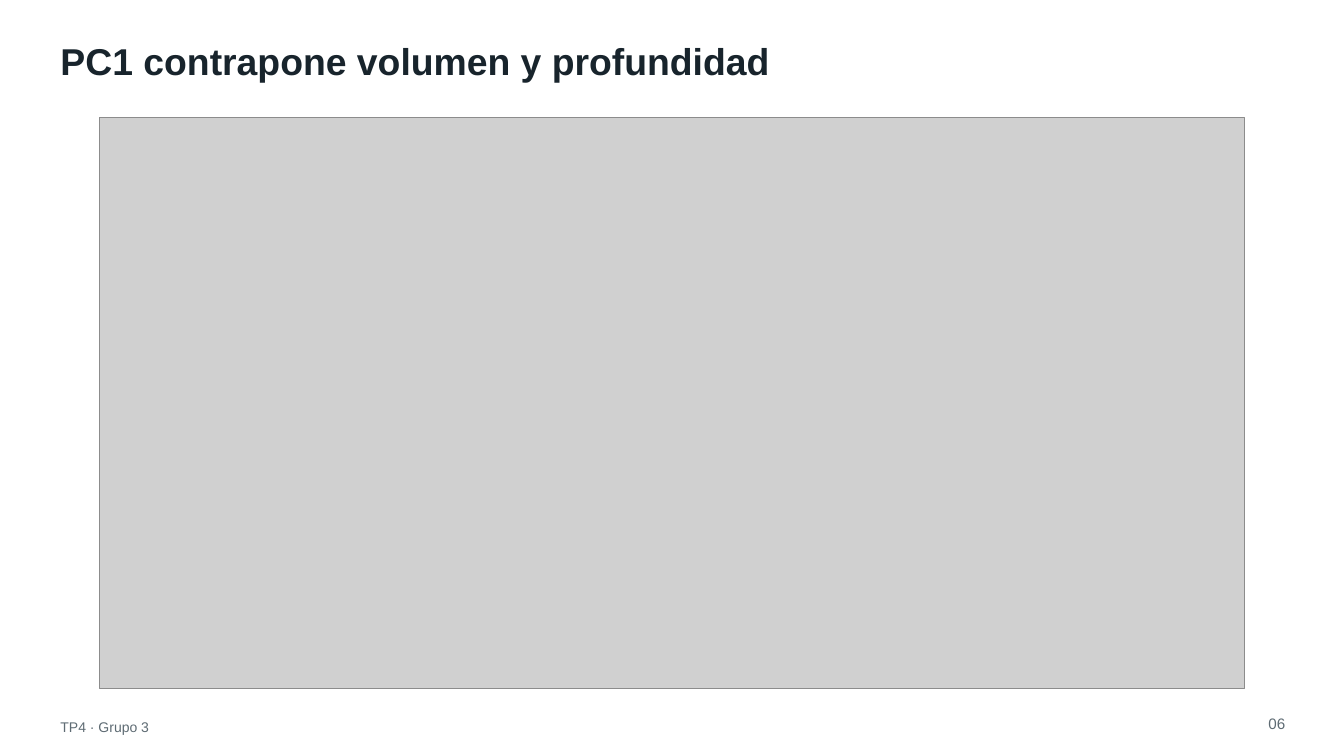
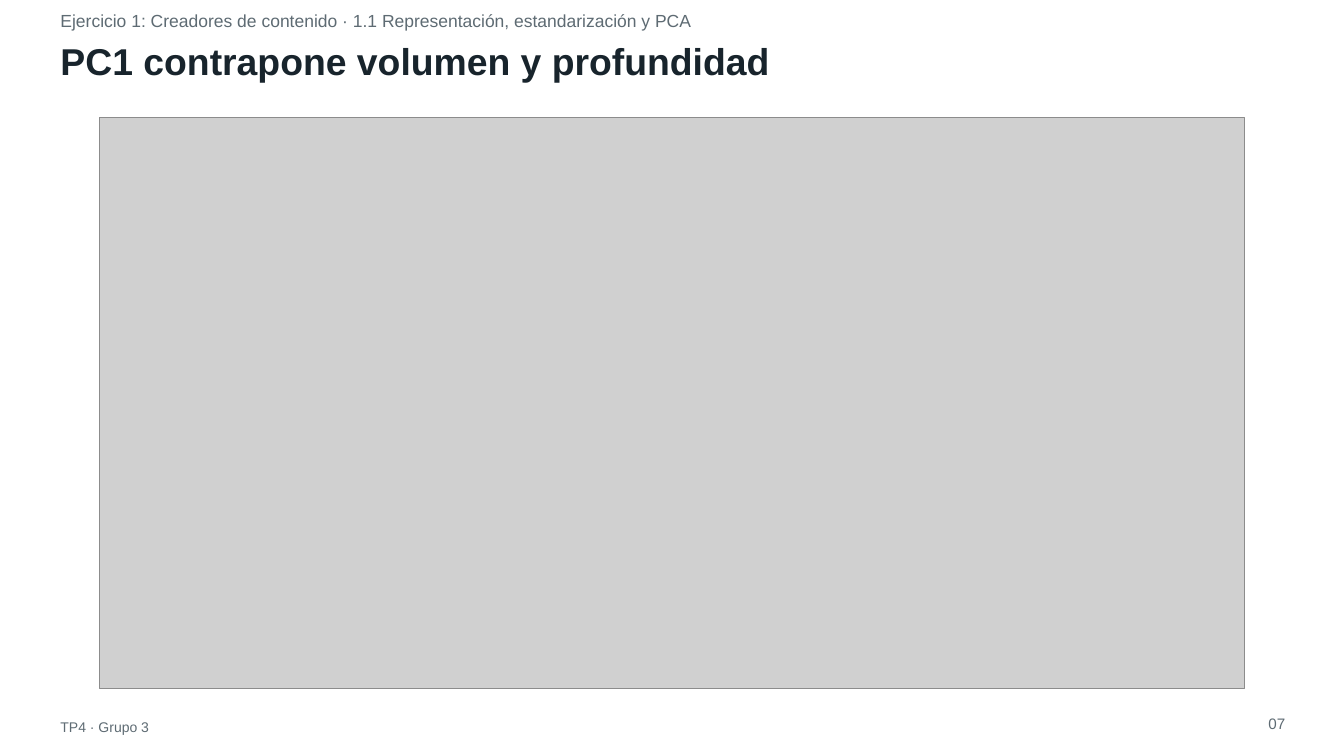
Before and after one commit to ldicandia/SIA-G3, a slide deck: slide 7 of TP4/docs/presentacion/TP4-presentacion.pptx (slide 6 before the commit). Drawn at 1344x756 pixels with LibreOffice and Linux fonts; fonts in the diff are those of the drawing; grey boxes stand for pictures. Boxes give left, top, right and bottom in pixels: in the first picture for what was removed or moved away, otherwise in the second. Text is boxed around its words. In the diff, an @@ line names an element or a change of style, - is before the commit and + after.

Commit message:
titulo de cada ejercicio en la presentacion

```diff
--- a/TP4/docs/presentacion/TP4-presentacion.pptx
+++ b/TP4/docs/presentacion/TP4-presentacion.pptx
@@ text added at [60,14,691,31], 15 pt, text #5E6B73 @@
+Ejercicio 1: Creadores de contenido · 1.1 Representación, estandarización y PCA
@@ text at [1268,718,1285,729]: text changed @@
-06
+07
```
Also in this commit, not shown: 26 other slides changed, 1 slide added, 1 other file.
